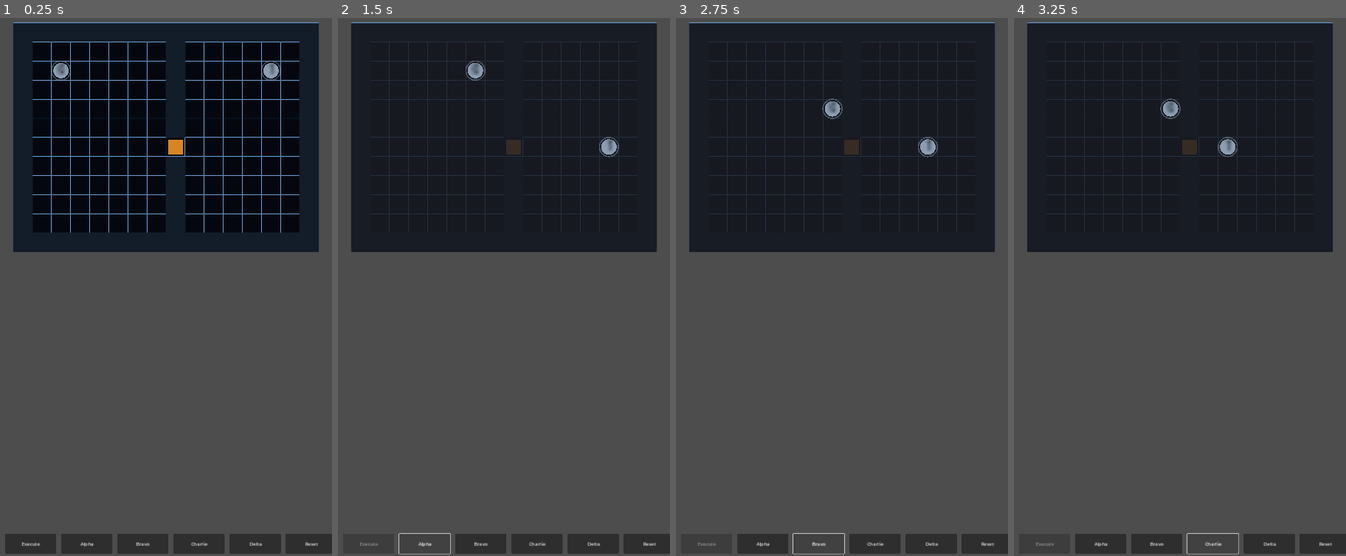
Above: before the commit, frames 1-4 (left to right).
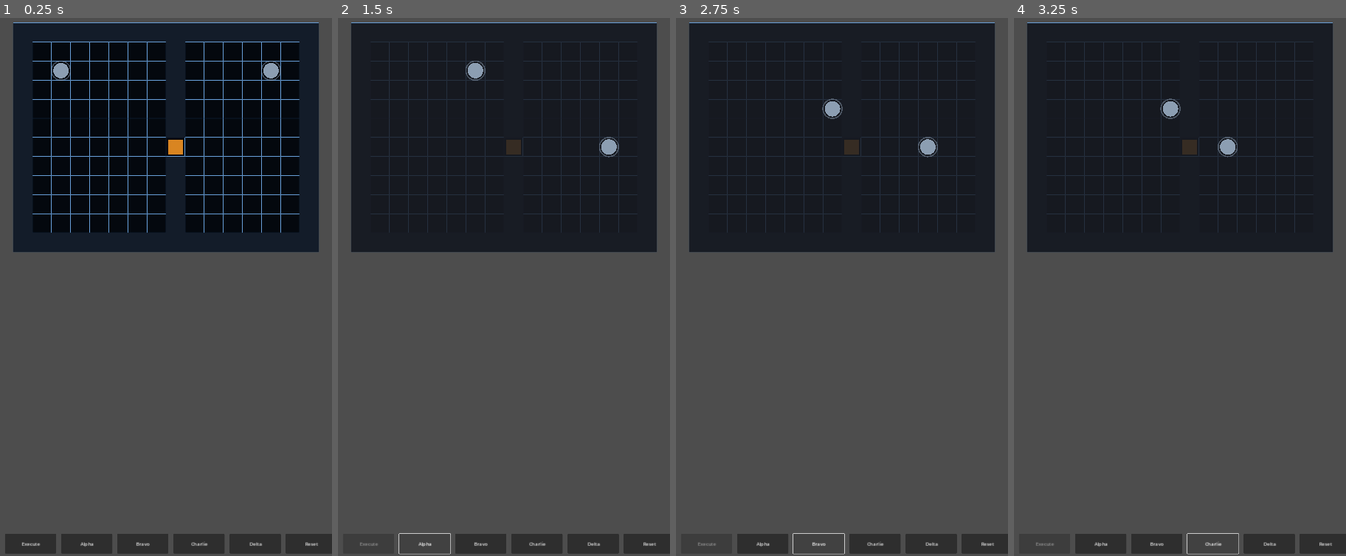
Above: after the commit, the same moments.

Repository: GhostMan612/TacPlanShooter
Game: Godot game, scene res://scenes/planning.tscn
Same seed, same stepped clock (60 frames per second), same inputs: the game is played once before the commit and once after it.
Inputs:
- Up to frame 1 (0.25 s): no input
- Up to frame 2 (1.5 s): click "Execute" at 0.5 s; click "Alpha" at 1.25 s
- Up to frame 3 (2.75 s): click "Bravo" at 2 s
- Up to frame 4 (3.25 s): click "Charlie" at 2.75 s

The runs differ from the first frame. In frame 1, less than 0.1% of the frame differs, in the area x 17-83%, y 8-11%; in frame 2, less than 0.1%; in frame 3, less than 0.1%; in frame 4, less than 0.1%.

Commit message:
M6 Phase J2 — OperativeToken MIL-STD symbology (has_lkp ghost dot); ExecutionHud health dots (green/yellow/red, 10px spacing); RosterRolesScreen horizontal bar graphs; ArmoryScreen slot cards; boot smoke + editor clean

Diff:
--- a/scripts/planning/operative_token.gd
+++ b/scripts/planning/operative_token.gd
@@ -5,13 +5,16 @@
 class_name OperativeToken
 extends Node2D
 
+
 const BASE_COLOR := Color(0.55, 0.62, 0.7)
 const SELECTED_COLOR := Color(0.25, 0.85, 1.0)
 const OUTLINE_ALPHA := 0.45
 const RADIUS := 6.5
 
+
 var op_id := -1
 var selected := false
+var has_lkp := false
 
 
 func _init(p_id := -1) -> void:
@@ -23,8 +26,14 @@
 	queue_redraw()
 
 
+func set_lkp(v: bool) -> void:
+	has_lkp = v
+	queue_redraw()
+
+
 func _draw() -> void:
 	var col := SELECTED_COLOR if selected else BASE_COLOR
 	draw_circle(Vector2.ZERO, RADIUS, col)
 	draw_arc(Vector2.ZERO, RADIUS + 1.5, 0.0, TAU, 32, Color(col.r, col.g, col.b, OUTLINE_ALPHA), 1.0)
-	draw_string(ThemeDB.fallback_font, Vector2(-RADIUS, 3.0), str(op_id), HORIZONTAL_ALIGNMENT_CENTER, RADIUS * 2.0, 9, Color(0.02, 0.04, 0.06))
+	if has_lkp:
+		draw_circle(Vector2.ZERO, RADIUS + 5.5, Color(0.5, 0.55, 0.65, 0.45))
--- a/scripts/ui/execution_hud.gd
+++ b/scripts/ui/execution_hud.gd
@@ -17,3 +17,15 @@
 func touch_operative(op_id: int) -> void:
 	if tapin_controller != null:
 		tapin_controller.op_id = op_id
+
+
+func draw_health_dots() -> void:
+	if world == null:
+		return
+	var x := 16.0
+	for o in world.operatives:
+		var color := Color(0.6, 0.6, 0.6)
+		if o.is_alive():
+			color = Color(0.3, 0.85, 0.3) if o.health != &"wounded" else Color(1.0, 0.8, 0.2)
+		draw_rect(Rect2(Vector2(x, 8.0), Vector2(10.0, 10.0)), color)
+		x += 20.0
--- a/scripts/ui/hq_armory_screen.gd
+++ b/scripts/ui/hq_armory_screen.gd
@@ -18,3 +18,11 @@
 
 func valid_for_pvp(profile: UnitProfile) -> bool:
 	return profile.loadout_points() <= armory.STANDARDIZED_LOADOUT_POINTS
+
+
+func draw_slot_cards() -> void:
+	var x := 8.0
+	for item in armory.WEAPONS:
+		if armory.is_unlocked(item):
+			draw_rect(Rect2(Vector2(x, 4.0), Vector2(72.0, 36.0)), Color(0.12, 0.18, 0.3))
+			x += 84.0
--- a/scripts/ui/roster_roles_screen.gd
+++ b/scripts/ui/roster_roles_screen.gd
@@ -19,3 +19,11 @@
 
 func record_xp(profile: UnitProfile, xp: int) -> void:
 	profile.earn_xp(xp)
+
+
+func draw_bars() -> void:
+	var y := 16.0
+	for t in UnitProfile.TRAIT_NAMES:
+		draw_rect(Rect2(Vector2(8.0, y), Vector2(200.0, 10.0)), Color(0.08, 0.14, 0.22))
+		draw_rect(Rect2(Vector2(8.0, y), Vector2(60.0, 10.0)), Color(0.2, 0.6, 0.95))
+		y += 16.0
